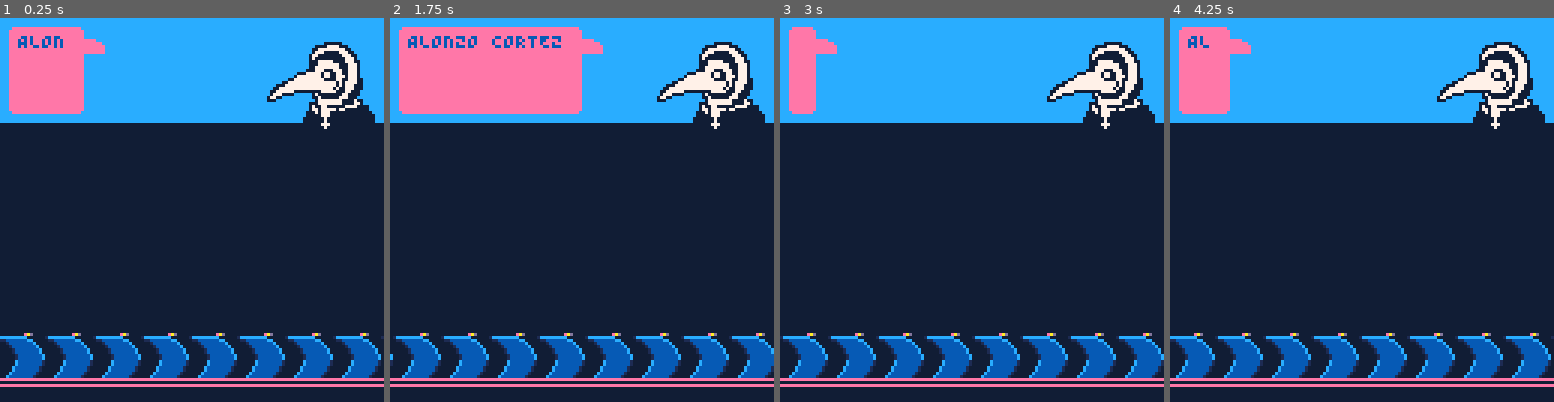
Above: before the commit, frames 1-4 (left to right).
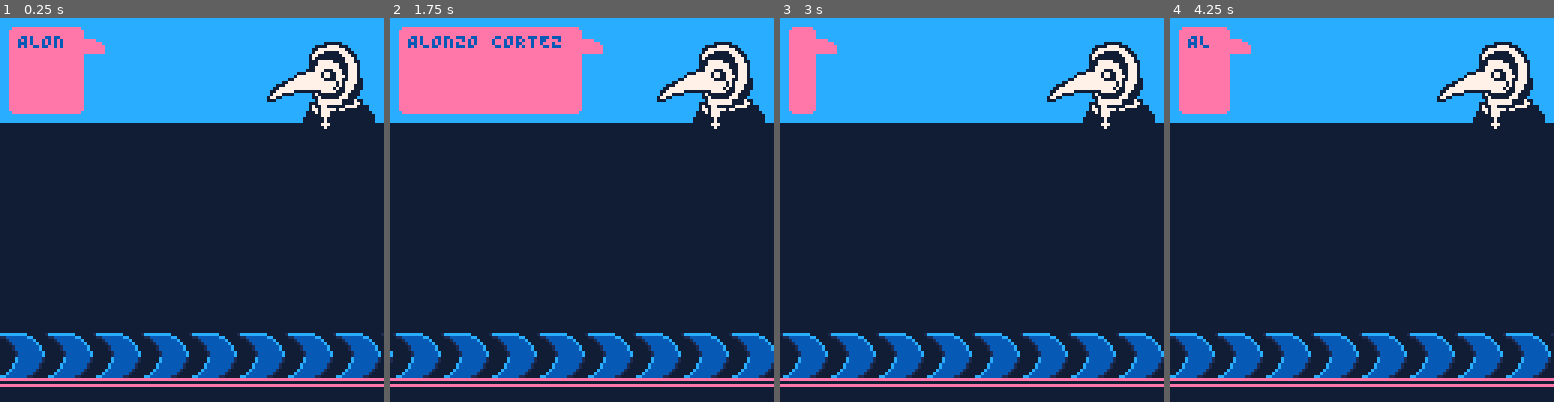
Above: after the commit, the same moments.

Repository: Yolwoocle/minijam_112
Game: PICO-8 cartridge minijam112.p8
The game is run twice, just before and just after one commit, with the same random seed, the same clock (stepped at 60 frames per second) and the same inputs.
Inputs:
- Up to frame 1 (0.25 s): no input
- Up to frame 2 (1.75 s): tap X (X key) at 0.33, 1.07 s
- Up to frame 3 (3 s): tap X (X key) at 1.85, 2.97 s
- Up to frame 4 (4.25 s): tap X (X key) at 4.08 s

The runs differ from the first frame. In frame 1, 3.0% of the frame differs, in the area x 0-100%, y 82-94%; in frame 2, 3.0%; in frame 3, 3.0%; in frame 4, 3.0%.

Commit message:
Fix spritesheet offset

Diff:
--- a/minijam112.p8
+++ b/minijam112.p8
@@ -122,7 +122,7 @@
 		"A BEAR ATTACK",
 		{"more_strength", "more_confidence"},
 		{"dog_legs"},
-		"wow the dude completely fucks up the bear",
+		"wow the dude completely fucks up the bear but destroys his house",
 		"oh no poor dude :("
 	)
 }
Not shown, changed: 44 lines of the sprite sheet (__gfx__) section of minijam112.p8
